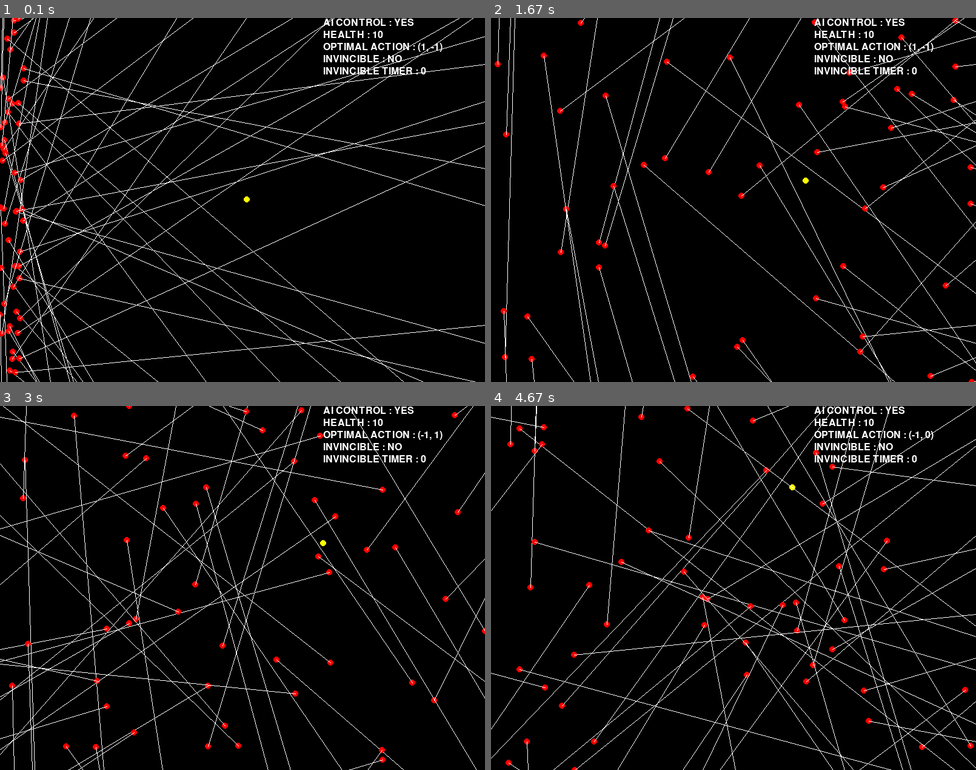
Above: before the commit, frames 1-4 (two rows, left to right).
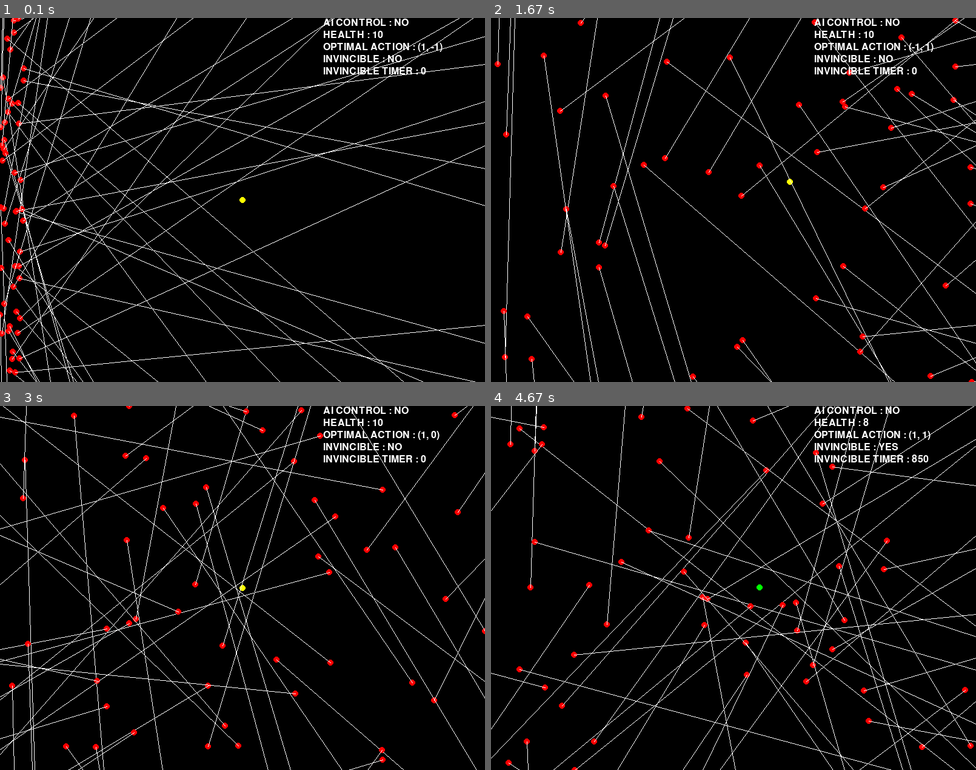
Above: after the commit, the same moments.

Repository: mrjonjonjon/Bullet-Hell-Bot
Game: pygame game, started from PYGAME/realgamesim.py
Two runs of this game, one before a commit and one after it. Both use one fixed random seed, a clock stepped at 60 frames per second and the inputs below.
Inputs:
- Up to frame 1 (0.1 s): no input
- Up to frame 2 (1.67 s): hold Right 0.33-0.8 s; hold Up 0.83-1.13 s; hold Right 1.17-1.63 s
- Up to frame 3 (3 s): hold Left 1.67-2.2 s; hold Down 2.23-2.53 s; hold Left 2.57-2.97 s
- Up to frame 4 (4.67 s): hold Up 3-3.37 s; hold Right 3.4-4.03 s; hold Down 4.07-4.43 s; hold Left from 4.47 s (still down)

The runs differ from the first frame. In frame 1, less than 0.1% of the frame differs, in the area x 49-86%, y 0-51%; in frame 2, 0.1%; in frame 3, 0.1%; in frame 4, 0.3%, in the area x 54-92%, y 0-51%.

Commit message:
Add files via upload

Diff:
--- a/PYGAME/customgym.py
+++ b/PYGAME/customgym.py
@@ -1,6 +1,9 @@
 import numpy as np
 import gym
 from gym import spaces
+import realgamesim
+from stable_baselines3 import DQN
+from stable_baselines3.common.env_checker import check_env
 
 
 class BulletHellEnv(gym.Env):
@@ -9,71 +12,82 @@
   This is a simple env where the agent must learn to go always left.
   """
   # Because of google colab, we cannot implement the GUI ('human' render mode)
-  metadata = {'render.modes': ['console']}
+  metadata = {'render.modes': ['human']}
 
   # Define constants for clearer code
-  LEFT = 0
-  RIGHT = 1
+  ACTIONS ={
+           0:[0,0], # DONT MOVE
+           1:[0,-1], # MOVE UP
+           2:[0,1], # MOVE DOWN
+           3:[-1,0],# MOVE LEFT
+           4:[1,0], # MOVE RIGHT
 
-  def __init__(self, grid_size=10):
+           5:[1,1],# MOVE RIGHT AND DOWN
+           6:[1,-1],# MOVE RIGHT AND UP
+           7:[-1,1],#MOVE LEFT AND DOWN
+           8:[-1,-1]#MOVE LEFT AND UP
+
+
+  }
+  def __init__(self):
     super(BulletHellEnv, self).__init__()
+    self.game = realgamesim.Game(FPS=60)
 
-    # Size of the 1D-grid
-    self.grid_size = grid_size
-
-    # Initialize the agent at the right of the grid
-    self.agent_pos = grid_size - 1
-
-    # Define action and observation space
-    # They must be gym.spaces objects
-    # Example when using discrete actions, we have two: left and right
-    n_actions = 2
-    self.action_space = spaces.Discrete(8)#8 movement, 8 dodgeroll
+    self.action_space = spaces.Discrete(9)#9 movement, 8 dodgeroll
 
     # The observation will be the coordinate of the agent
     # this can be described both by Discrete and Box space
-    self.observation_space = spaces.Box(low=0, high=self.grid_size,
-                                        shape=(1,), dtype=np.float32)
+    self.observation_space = spaces.Discrete(1)
 
   def reset(self):
     """
     Important: the observation must be a numpy array
     :return: (np.array)
     """
-    # Initialize the agent at the right of the grid
-    self.agent_pos = self.grid_size - 1
-    # here we convert to float32 to make it more general (in case we want to use continuous actions)
-    return np.array([self.agent_pos]).astype(np.float32)
+    self.game.reset()
+    return np.array([0])
 
   def step(self, action):
-    if action == 0:
-      self.agent_pos -= 1
-    elif action == self.RIGHT:
-      self.agent_pos += 1
-    else:
-      raise ValueError("Received invalid action={} which is not part of the action space".format(action))
+      info ={}
+      dir=[0,0]
+      #print("TYPE: ",action.item(),type(action.item()))
+      print(action,type(action))
+      dir = self.ACTIONS[action]
+      observation,reward,done = self.game.step(dir)
+      truncated=0
+      return observation,reward,done,info
 
-    # Account for the boundaries of the grid
-    self.agent_pos = np.clip(self.agent_pos, 0, self.grid_size)
-
-    # Are we at the left of the grid?
-    done = bool(self.agent_pos == 0)
-
-    # Null reward everywhere except when reaching the goal (left of the grid)
-    reward = 1 if self.agent_pos == 0 else 0
-
-    # Optionally we can pass additional info, we are not using that for now
-    info = {}
-    #return observation, reward, done, info
-    return np.array([self.agent_pos]).astype(np.float32), reward, done, info
-
-  def render(self, mode='console'):
-    if mode != 'console':
-      raise NotImplementedError()
-    # agent is represented as a cross, rest as a dot
-    print("." * self.agent_pos, end="")
-    print("x", end="")
-    print("." * (self.grid_size - self.agent_pos))
+  def render(self,mode='human'):
+        self.game.render()
 
   def close(self):
     pass
+
+
+
+
+
+if __name__=='__main__':
+    # Instantiate the env
+   # Instantiate the env
+    env = BulletHellEnv()
+
+    obs = env.reset()
+    n_steps = 10000
+    for step in range(n_steps):
+                # Box(4,) means that it is a Vector with 4 components
+        print("Observation space:", env.observation_space)
+        print("Shape:", env.observation_space.shape)
+        # Discrete(2) means that there is two discrete actions
+        print("Action space:", env.action_space)
+
+        # The reset method is called at the beginning of an episode
+        obs = env.reset()
+        # Sample a random action
+        action = env.action_space.sample()
+        print("Sampled action:", action)
+        obs, reward, done, info = env.step(action)
+        # Note the obs is a numpy array
+        # info is an empty dict for now but can contain any debugging info
+        # reward is a scalar
+        #print(obs.shape, reward, done, info)
--- a/PYGAME/pytorchpg.py
+++ b/PYGAME/pytorchpg.py
@@ -1,36 +1,18 @@
 import gym
 
-from stable_baselines3 import DQN
-from stable_baselines3.common.evaluation import evaluate_policy
+from stable_baselines3 import A2C
 
+env = gym.make("CartPole-v1")
 
-# Create environment
-env = gym.make("LunarLander-v2",render_mode='human')
+model = A2C("MlpPolicy", env, verbose=1)
+model.learn(total_timesteps=10_000)
 
-# Instantiate the agent
-model = DQN("MlpPolicy", env, verbose=1)
-# Train the agent and display a progress bar
-model.learn(total_timesteps=int(2e5), progress_bar=True)
-# Save the agent
-model.save("dqn_lunar")
-del model  # delete trained model to demonstrate loading
-
-# Load the trained agent
-# NOTE: if you have loading issue, you can pass `print_system_info=True`
-# to compare the system on which the model was trained vs the current one
-# model = DQN.load("dqn_lunar", env=env, print_system_info=True)
-model = DQN.load("dqn_lunar", env=env)
-
-# Evaluate the agent
-# NOTE: If you use wrappers with your environment that modify rewards,
-#       this will be reflected here. To evaluate with original rewards,
-#       wrap environment in a "Monitor" wrapper before other wrappers.
-mean_reward, std_reward = evaluate_policy(model, model.get_env(), n_eval_episodes=10)
-
-# Enjoy trained agent
 vec_env = model.get_env()
 obs = vec_env.reset()
 for i in range(1000):
-    action, _states = model.predict(obs, deterministic=True)
-    obs, rewards, dones, info = vec_env.step(action)
-    vec_env.render()
+    action, _state = model.predict(obs, deterministic=True)
+    obs, reward, done, info = vec_env.step(action)
+    vec_env.render(mode='human')
+    # VecEnv resets automatically
+    # if done:
+    #   obs = vec_env.reset()
--- a/PYGAME/realgamesim.py
+++ b/PYGAME/realgamesim.py
@@ -96,6 +96,7 @@
     self.dodge_roll_dir=[0,0]
     #above 0 if the player is dodgerolling
     self.dodge_roll_timer=0
+    self.running = True
 
 
   def draw(self,display_trajectory=False):
@@ -119,7 +120,7 @@
 
 
 
-  def set_velocity(self,best_action:list =None):
+  def set_velocity(self,best_action:list = None):
         if self.dodge_roll_dir!=[0,0]:
             self.velocity = normalize(self.dodge_roll_dir)*self.dodge_roll_speed
             return
@@ -177,18 +178,20 @@
 
 
 class Game:
-    def __init__(self,FPS=60) -> None:
+    def __init__(self,FPS=60,AI_control=False) -> None:
         self.FPS=FPS
         #self.player=None
         #self.parts=None
         self.clock = pg.time.Clock()
         self.time_since_game_start=0
         self.running=False
-        self.player = Player(coord=(SCREEN_WIDTH/2, SCREEN_HEIGHT/2),rad=5,speed=0.1,colour=PLAYER_COLOR,AI=True)
+        self.player = Player(coord=(SCREEN_WIDTH/2, SCREEN_HEIGHT/2),rad=5,speed=0.1,colour=PLAYER_COLOR,AI=AI_control)
         self.parts=self.spawn_particles(50,velocty_multiplier=1,bounce=True,uniformY=True,velocity=None)
 
 
 
+    def render(self):
+        pg.display.update()
 
     def spawn_particles(self,num,velocty_multiplier=1,bounce=False,velocity=None,uniformY=False):
         parts=[]
@@ -235,7 +238,10 @@
         #self.clock = pg.time.Clock()
         self.__init__(FPS=60)
 
-    def step(self):
+    def step(self,action = None):
+                reward=0
+
+
                 player = self.player
                 parts=self.parts
                 clock=self.clock
@@ -259,9 +265,9 @@
                 action_scores = {tuple(action): model.Q(player_state,action,dt,SCREEN_WIDTH,SCREEN_HEIGHT) for action in player_AI.ACTIONS}
                 best_action = max(action_scores, key=action_scores.get)
 
-                print(f'OPTIMAL ACTION IS TO MOVE {best_action}')
-
-                player.set_velocity(best_action)
+                #print(f'OPTIMAL ACTION IS TO MOVE {best_action}')
+
+                player.set_velocity(action)
                 player.update_position(dt)
                 player.update_invincible(dt)
                 player.update_dodge_roll(dt)
@@ -277,6 +283,7 @@
                     if player.invincible_timer<=0 and lineintersectionutil.norm([p.x-player.x,p.y-player.y])<=1 +p.rad + player.rad:
 
                         player.health-=1
+                        reward=-1
                         player.invincible_timer=INVINCIBILITY_PERIOD
                         player.colour = (0,255,0)
 
@@ -287,28 +294,26 @@
                 lineintersectionutil.draw_text(f'INVINCIBLE : {("YES" if player.invincible_timer>0 else "NO")}',screen,(SCREEN_WIDTH/1.5,60))
                 lineintersectionutil.draw_text(f'INVINCIBLE TIMER : {player.invincible_timer}',screen,(SCREEN_WIDTH/1.5,80))
 
-                pg.display.update()
-                if player.health==0:
-                    print(f"TOOK {self.time_since_game_start/1000} SECONDS TO DIE ")
-                    return
+                #pg.display.update() -->moved to render
+                observation =0
+                done = player.health==0
+
+                return observation,reward,done
 
 
     def start_game(self):
     ######### G A M E #############
         self.running=True
-        #FPS = 60
-       # sclock = pg.time.Clock()
-        #self.time_since_game_start=0
-        #running=True
-        #self.player = Player(coord=(SCREEN_WIDTH/2, SCREEN_HEIGHT/2),rad=5,speed=0.1,colour=PLAYER_COLOR,AI=True)
-        #self.parts=self.spawn_particles(50,velocty_multiplier=1,bounce=True,uniformY=True,velocity=None)
-        while self.running:
-            self.step()
+        #moved to init
+
 
 
 
 
 if __name__=='__main__':
 
-        game = Game(FPS=60)
+        game = Game(FPS=60,AI_control=False)
         game.start_game()
+        while game.running:
+            game.step()
+            game.render()
Not shown, added: PYGAME/dqn_hell.zip
